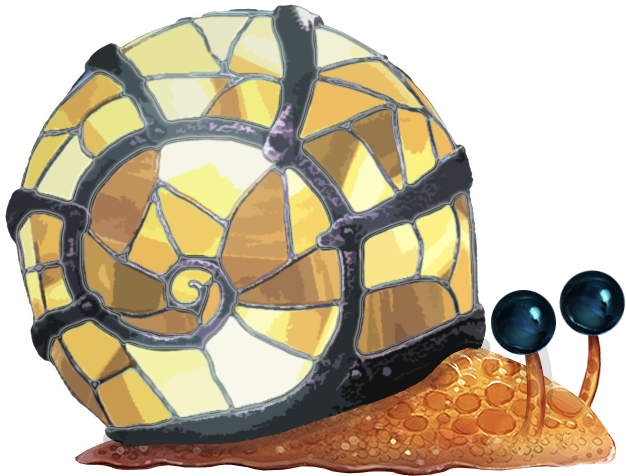
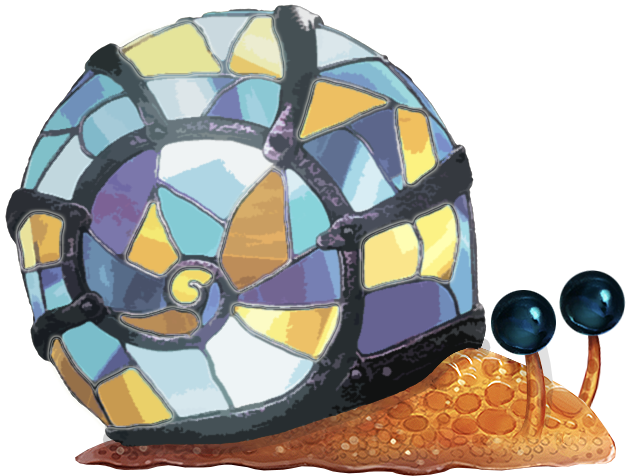
Layers edited between the first and the second 626 × 476 image:
hid "Layer 53" over [391, 62, 445, 126]
hid "Layer 51" over [207, 79, 281, 129]
hid "Layer 50" over [157, 187, 227, 259]
hid "Layer 48" over [205, 315, 313, 409]
hid "Layer 6" over [43, 73, 123, 133]
hid "Layer 9" over [23, 133, 71, 189]
hid "Layer 45" over [357, 281, 457, 355]
hid "Layer 43" over [449, 193, 473, 315]
hid "Layer 40" over [303, 129, 395, 213]
hid "Layer 39" over [351, 97, 405, 191]
hid "Layer 37" over [319, 61, 423, 109]
hid "Layer 36" over [315, 29, 373, 67]
hid "Layer 34" over [193, 15, 249, 61]
hid "Layer 32" over [145, 77, 233, 121]
hid "Layer 28" over [83, 233, 167, 317]
hid "Layer 27" over [87, 149, 163, 255]
hid "Layer 24" over [159, 139, 273, 221]
hid "Layer 22" over [285, 169, 331, 257]
hid "Layer 21" over [237, 247, 341, 308]
hid "Layer 18" over [125, 343, 229, 417]
hid "Layer 14" over [61, 321, 137, 383]
hid "Layer 12" over [39, 265, 73, 313]
hid "Layer 10" over [37, 135, 93, 201]
hid "Layer 7" over [83, 97, 145, 157]
…and 3 more changes (3 visibility)
